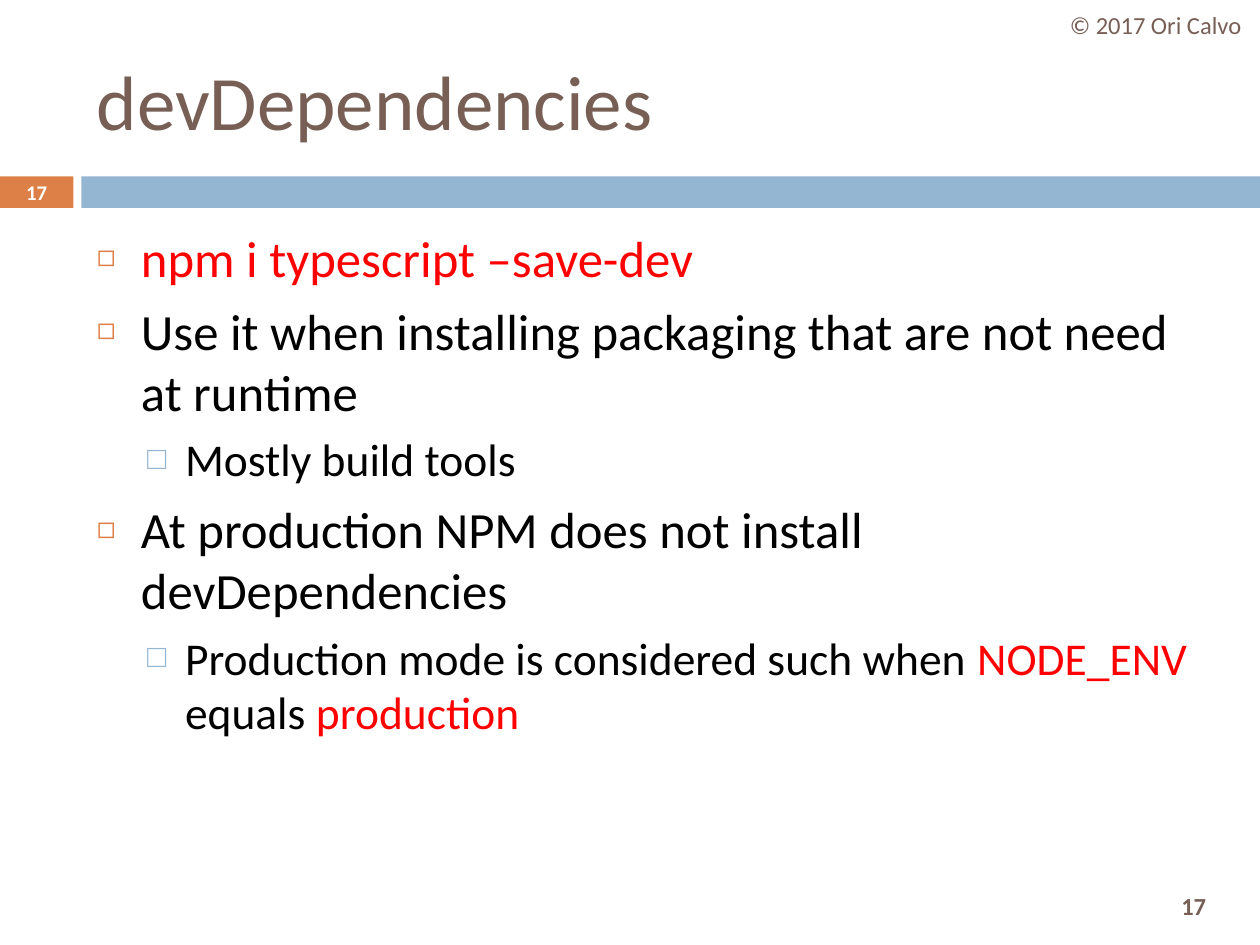
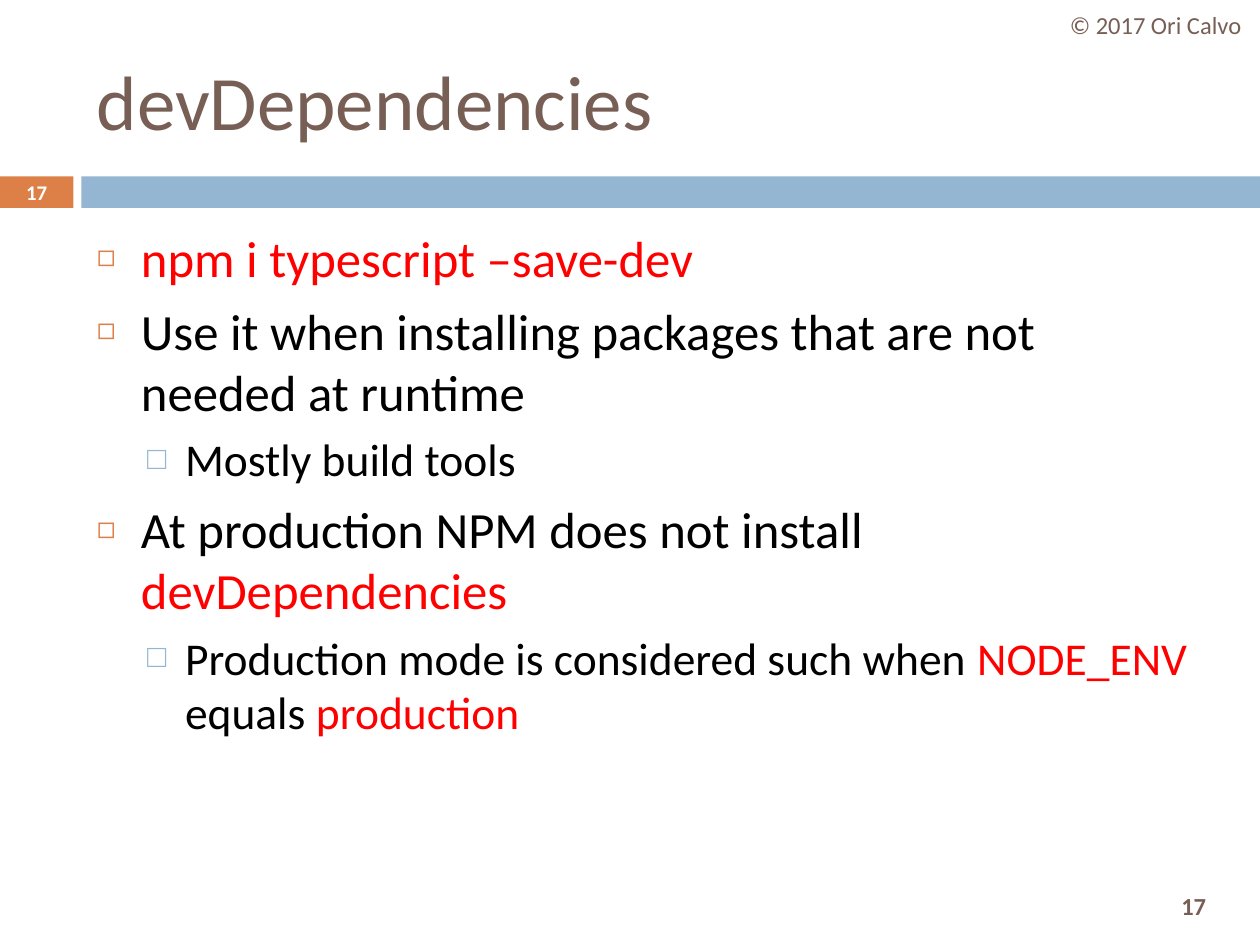
Before and after one commit to oricalvo/course-nodejs, a slide deck: slide 17 of PPTs/04 NPM.pptx. Drawn at 1260x945 pixels with LibreOffice and Linux fonts; fonts in the diff are those of the drawing. Boxes give left, top, right and bottom in pixels: in the first picture for what was removed or moved away, otherwise in the second. Text is boxed around its words. In the diff, an @@ line names an element or a change of style, - is before the commit and + after.

```diff
--- a/PPTs/04 NPM.pptx
+++ b/PPTs/04 NPM.pptx
@@ text at box(141, 314, 1035, 412): text changed @@
-◻ Use it when installing packaging that are not need at runtime
+◻ Use it when installing packages that are not needed at runtime
@@ text at box(141, 512, 863, 618): text colour #000000 to #FF0000 in "devDependencies" @@
```
Also in this commit, not shown: 8 other slides changed, 27 other files.
